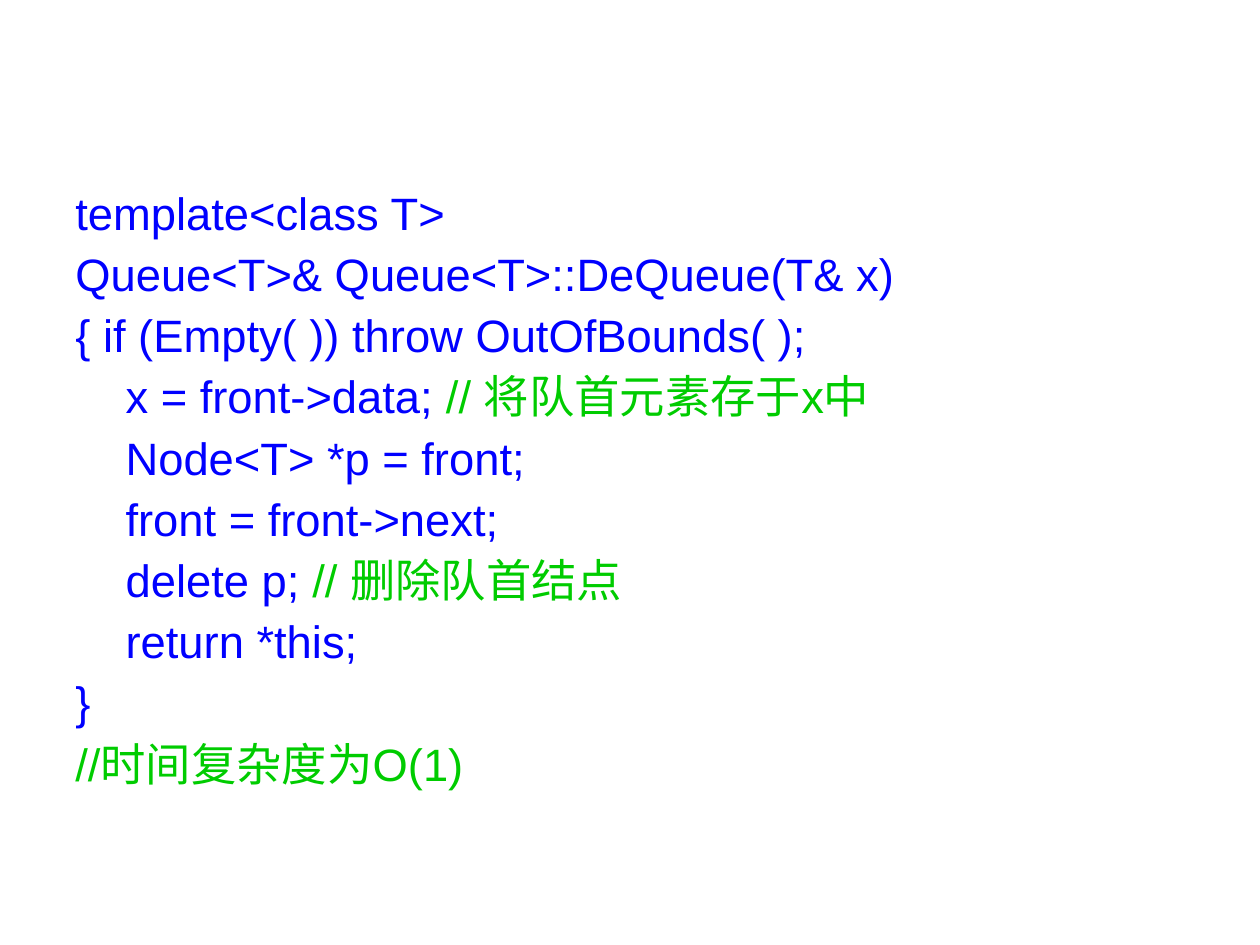
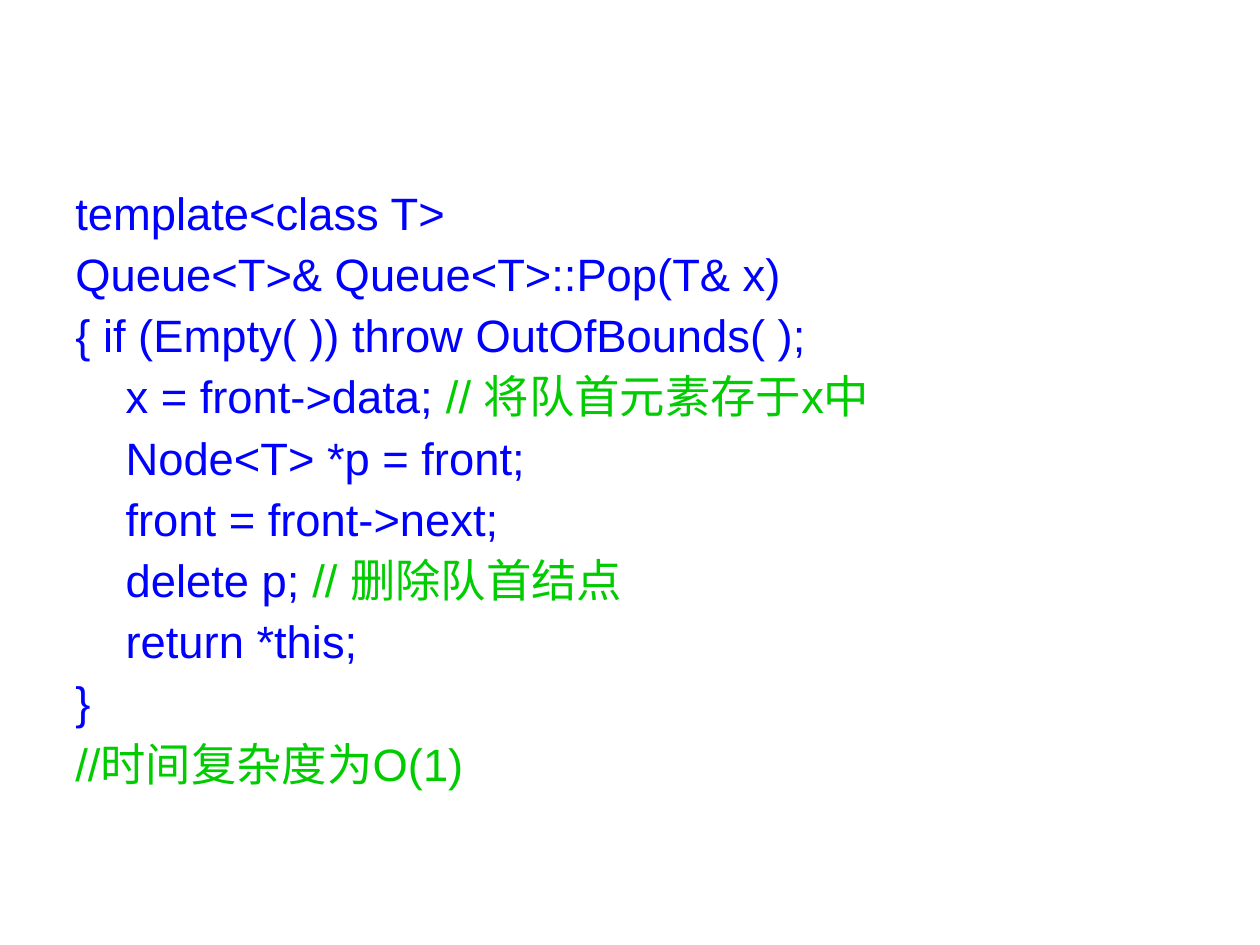
Before and after one commit to basilwang/datastructure, a slide deck: slide 10 of chapter4.ppt. Drawn at 1260x945 pixels with LibreOffice and Linux fonts; fonts in the diff are those of the drawing; background and template pictures are left out. Boxes give left, top, right and bottom in pixels: in the first picture for what was removed or moved away, otherwise in the second. Text is boxed around its words. In the diff, an @@ line names an element or a change of style, - is before the commit and + after.

```diff
--- a/chapter4.ppt
+++ b/chapter4.ppt
@@ text at [75,258,781,300]: text changed @@
-Queue<T>& Queue<T>::DeQueue(T& x)
+Queue<T>& Queue<T>::Pop(T& x)
```
Also in this commit, not shown: 1 other slide changed, 15 other files.
